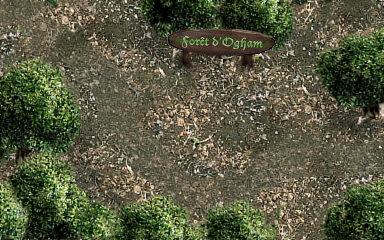
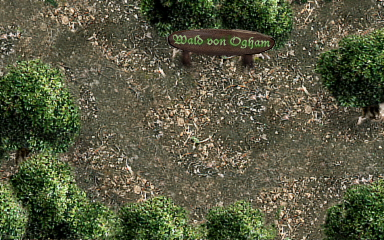
Comparing the layer stacks of the two 384 × 240 images. Changes:
added group "German" with 3 layers above "French" over (x1=173, y1=34, x2=271, y2=51)
added layer "Green Smudge" (1st of 3, in "German") (75%) in group "German" over (x1=173, y1=34, x2=271, y2=50)
added layer "Wald von Ogham" in group "German" over (x1=173, y1=34, x2=270, y2=49)
added layer "Layer 0" (1st of 4, in "German") in group "German" over (x1=173, y1=34, x2=271, y2=51)
hid group "French" (3 layers) over (x1=173, y1=34, x2=271, y2=51)
